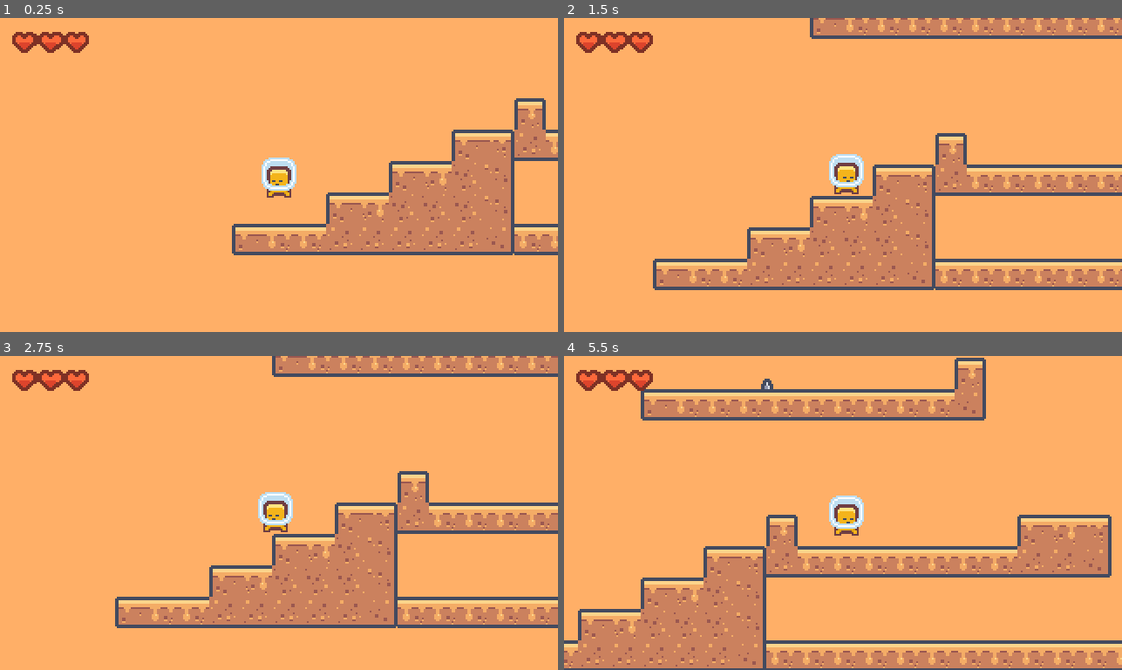
Above: before the commit, frames 1-4 (two rows, left to right).
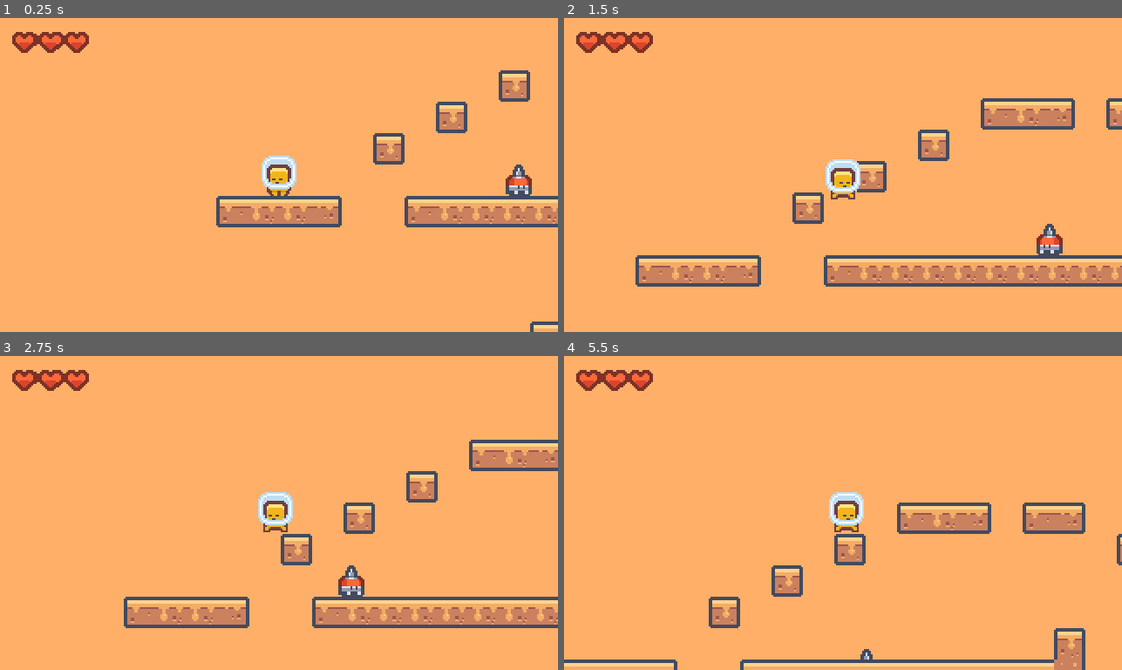
Above: after the commit, the same moments.

Repository: deoshreyas/Just-Another-Platformer
Game: Godot game, scene res://Scenes/level_1.tscn
The game is run twice, just before and just after one commit, with the same random seed, the same clock (stepped at 60 frames per second) and the same inputs.
Inputs:
- Up to frame 1 (0.25 s): no input
- Up to frame 2 (1.5 s): hold Right (right) from 0.53 s (still down); tap Up (up) at 0.77 s
- Up to frame 3 (2.75 s): tap Up (up) at 1.52 s; release Right (right) at 2.03 s; hold Left (left) from 2.03 s (still down)
- Up to frame 4 (5.5 s): release Left (left) at 2.78 s; hold Right (right) 2.78-4.28 s; tap Up (up) at 3.02, 3.77, 4.52 s; hold Left (left) 4.28-5.03 s; hold Right (right) from 5.03 s (still down)

The runs differ from the first frame. In frame 1, 15% of the frame differs, in the area x 38-100%, y 16-100%; in frame 2, 23%; in frame 3, 16%; in frame 4, 30%, in the area x 0-100%, y 0-100%.

Commit message:
Create functioning checkpoint system, Fix bug in active checkpoint system, Begin wok on Game Over Scene

Diff:
--- /dev/null
+++ b/Scenes/checkpoint.tscn
@@ -0,0 +1,55 @@
+[gd_scene load_steps=7 format=3 uid="uid://01lpooxkui4d"]
+
+[ext_resource type="Script" path="res://Scripts/checkpoint.gd" id="1_kk5mi"]
+[ext_resource type="Texture2D" uid="uid://dhdywnvpt08gh" path="res://Assets/Sprites/tilemap_packed.png" id="1_okumd"]
+
+[sub_resource type="AtlasTexture" id="AtlasTexture_22yub"]
+atlas = ExtResource("1_okumd")
+region = Rect2(198, 90, 18, 36)
+
+[sub_resource type="AtlasTexture" id="AtlasTexture_ll8vb"]
+atlas = ExtResource("1_okumd")
+region = Rect2(216, 90, 18, 18)
+
+[sub_resource type="SpriteFrames" id="SpriteFrames_p7j3j"]
+animations = [{
+"frames": [{
+"duration": 1.0,
+"texture": SubResource("AtlasTexture_22yub")
+}],
+"loop": false,
+"name": &"checked",
+"speed": 5.0
+}, {
+"frames": [{
+"duration": 1.0,
+"texture": SubResource("AtlasTexture_ll8vb")
+}],
+"loop": false,
+"name": &"unchecked",
+"speed": 5.0
+}]
+
+[sub_resource type="RectangleShape2D" id="RectangleShape2D_2xe62"]
+size = Vector2(24, 25)
+
+[node name="Checkpoint" type="CharacterBody2D"]
+collision_layer = 0
+collision_mask = 0
+script = ExtResource("1_kk5mi")
+
+[node name="AnimatedSprite2D" type="AnimatedSprite2D" parent="."]
+sprite_frames = SubResource("SpriteFrames_p7j3j")
+animation = &"unchecked"
+autoplay = "unchecked"
+
+[node name="Area2D" type="Area2D" parent="."]
+collision_layer = 0
+collision_mask = 2
+monitorable = false
+
+[node name="CollisionShape2D" type="CollisionShape2D" parent="Area2D"]
+position = Vector2(0, -3.5)
+shape = SubResource("RectangleShape2D_2xe62")
+
+[connection signal="body_entered" from="Area2D" to="." method="_on_area_2d_body_entered"]
--- /dev/null
+++ b/Scenes/game_over_layer.tscn
@@ -0,0 +1,27 @@
+[gd_scene load_steps=2 format=3 uid="uid://cj0vm4wwsuj7w"]
+
+[ext_resource type="FontFile" uid="uid://dpfahaa0oda6p" path="res://Assets/Fonts/Kaph-Regular.ttf" id="1_8d35w"]
+
+[node name="GameOverLayer" type="CanvasLayer"]
+
+[node name="PanelContainer" type="PanelContainer" parent="."]
+anchors_preset = 15
+anchor_right = 1.0
+anchor_bottom = 1.0
+grow_horizontal = 2
+grow_vertical = 2
+
+[node name="ColorRect" type="ColorRect" parent="PanelContainer"]
+layout_mode = 2
+color = Color(1, 0.556863, 0.294118, 1)
+
+[node name="VBoxContainer" type="VBoxContainer" parent="PanelContainer"]
+layout_mode = 2
+
+[node name="GameOver" type="Label" parent="PanelContainer/VBoxContainer"]
+layout_mode = 2
+theme_override_colors/font_color = Color(1, 0.309804, 0.231373, 1)
+theme_override_fonts/font = ExtResource("1_8d35w")
+theme_override_font_sizes/font_size = 35
+text = "GAME OVER"
+horizontal_alignment = 1
--- a/Scenes/level_1.tscn
+++ b/Scenes/level_1.tscn
@@ -1,18 +1,18 @@
-[gd_scene load_steps=5 format=3 uid="uid://8jv31iwvqwqv"]
+[gd_scene load_steps=6 format=3 uid="uid://8jv31iwvqwqv"]
 
 [ext_resource type="PackedScene" uid="uid://ogo80smhttn0" path="res://Scenes/level_base.tscn" id="1_fid8e"]
 [ext_resource type="PackedScene" uid="uid://5ioq7mivvm65" path="res://Scenes/moving_platform.tscn" id="2_36o3i"]
 [ext_resource type="PackedScene" uid="uid://cdtr1m3cu8st3" path="res://Scenes/FallingSpikes.tscn" id="3_1k2cv"]
 [ext_resource type="PackedScene" uid="uid://b7e7knpofcwnh" path="res://Scenes/spike_walking_enemy.tscn" id="4_konn1"]
+[ext_resource type="PackedScene" uid="uid://01lpooxkui4d" path="res://Scenes/checkpoint.tscn" id="5_x4sly"]
 
 [node name="Level1" instance=ExtResource("1_fid8e")]
 
 [node name="TileMap" parent="." index="0"]
-layer_0/tile_data = PackedInt32Array(327701, 0, 0, 327703, 0 …(1831 unchanged characters)… 9, 131072, 0, 65550, 196608, 3, 14, 0, 1)
+layer_0/tile_data = PackedInt32Array(327701, 0, 0, 327703, 0 …(1831 unchanged characters)… 9, 131072, 0, 65550, 196608, 3, 14, 0, 1, 131071, 131072, 0, 65536, 131072, 0, 131070, 65536, 0, 65537, 196608, 0, -65533, 0, 0, -131067, 0, 0, -196601, 0, 0, -262135, 65536, 0, -262134, 131072, 0, -262133, 196608, 0, -262131, 65536, 0, -262130, 196608, 0, -196592, 0, 0, -65518, 0, 0, 20, 0, 0, -196588, 65536, 0, -196587, 196608, 0)
 
 [node name="Player" parent="." index="1"]
-position = Vector2(9, 117)
-ORIGINAL_POS = Vector2(9, 117)
+position = Vector2(0, -1)
 
 [node name="MovingPlatform" parent="." index="3" instance=ExtResource("2_36o3i")]
 position = Vector2(737, 170)
@@ -32,6 +32,13 @@
 [node name="SpikeWalkingEnemy" parent="." index="5" instance=ExtResource("4_konn1")]
 position = Vector2(112, 7)
 
+[node name="Checkpoint" parent="." index="7" instance=ExtResource("5_x4sly")]
+position = Vector2(315, 81)
+
+[node name="CollisionShape2D" parent="Hitbox" index="0"]
+position = Vector2(475, 508.5)
+
 [editable path="MovingPlatform"]
 [editable path="FallingSpikes"]
 [editable path="FallingSpikes/Hitbox"]
+[editable path="Hitbox"]
--- a/Scenes/level_base.tscn
+++ b/Scenes/level_base.tscn
@@ -1,8 +1,12 @@
-[gd_scene load_steps=4 format=3 uid="uid://ogo80smhttn0"]
+[gd_scene load_steps=6 format=3 uid="uid://ogo80smhttn0"]
 
 [ext_resource type="PackedScene" uid="uid://dl427p52uco2n" path="res://Scenes/tile_map.tscn" id="1_072ah"]
 [ext_resource type="Script" path="res://Scripts/level_base.gd" id="1_hc3mk"]
 [ext_resource type="PackedScene" uid="uid://btnadq4m1wn0" path="res://Scenes/player.tscn" id="2_sfpmw"]
+[ext_resource type="PackedScene" uid="uid://j2e06uxookwg" path="res://Scenes/hitbox.tscn" id="4_41rt4"]
+
+[sub_resource type="RectangleShape2D" id="RectangleShape2D_xhv7e"]
+size = Vector2(2479.5, 17)
 
 [node name="LevelBase" type="Node2D"]
 script = ExtResource("1_hc3mk")
@@ -15,3 +19,11 @@
 [node name="Camera2D" type="Camera2D" parent="." groups=["Camera"]]
 
 [node name="LivesContainer" type="CanvasLayer" parent="."]
+
+[node name="Hitbox" parent="." instance=ExtResource("4_41rt4")]
+
+[node name="CollisionShape2D" parent="Hitbox" index="0"]
+position = Vector2(510.25, 508.5)
+shape = SubResource("RectangleShape2D_xhv7e")
+
+[editable path="Hitbox"]
--- a/Scripts/Player.gd
+++ b/Scripts/Player.gd
@@ -7,13 +7,15 @@
 @export var MAX_FALL_SPEED = 250
 @export var MAX_DOUBLE_JUMPS = 2
 @export var DOUBLE_JUMP_SPEED = 5
-@export var ORIGINAL_POS : Vector2
 
 @onready var sprites = $AnimatedSprite2D
 @onready var camera : Camera2D = get_tree().get_first_node_in_group("Camera")
 
 var can_double_jump = false
 var num_double_jumps = 0
+
+func _ready():
+	position = Global.checkpoint
 
 func _physics_process(_delta):
 	movement()
@@ -54,6 +56,3 @@
 
 func pan_cam_to_self():
 	camera.position = position
-
-func respawn():
-	position = ORIGINAL_POS
--- /dev/null
+++ b/Scripts/checkpoint.gd
@@ -0,0 +1,10 @@
+extends CharacterBody2D
+
+var activated = false
+
+func _on_area_2d_body_entered(body):
+	if body is Player and not activated:
+		activated = true
+		Global.checkpoint = body.position
+		$AnimatedSprite2D.play("checked")
+		position.y -= 9
--- a/Scripts/global.gd
+++ b/Scripts/global.gd
@@ -2,3 +2,5 @@
 
 const MAX_LIVES = 3
 var lives = MAX_LIVES
+
+var checkpoint = Vector2(0, 0)
--- a/Scripts/hitbox.gd
+++ b/Scripts/hitbox.gd
@@ -2,5 +2,8 @@
 
 func _on_body_entered(body):
 	if body is Player:
-		get_tree().reload_current_scene()
-		Global.lives -= 1
+		if Global.lives > 0:
+			get_tree().reload_current_scene()
+			Global.lives -= 1
+		else:
+			body.queue_free()
--- a/Scripts/level_base.gd
+++ b/Scripts/level_base.gd
@@ -8,7 +8,7 @@
 func _process(_delta):
 	var num_drawn = 0
 	for i in range(Global.MAX_LIVES):
-		var filled_heart = num_drawn <= Global.lives
+		var filled_heart = num_drawn < Global.lives
 		var life_instance = life.instantiate()
 		life_instance.position = life_pos
 		if not filled_heart:
Binary file added: Assets/Fonts/Kaph-Regular.ttf
Not shown, added: Assets/Fonts/Kaph-Regular.ttf.import
Binary file added: Assets/Sprites/tilemap_packed.png
Not shown, added: Assets/Sprites/tilemap_packed.png.import
